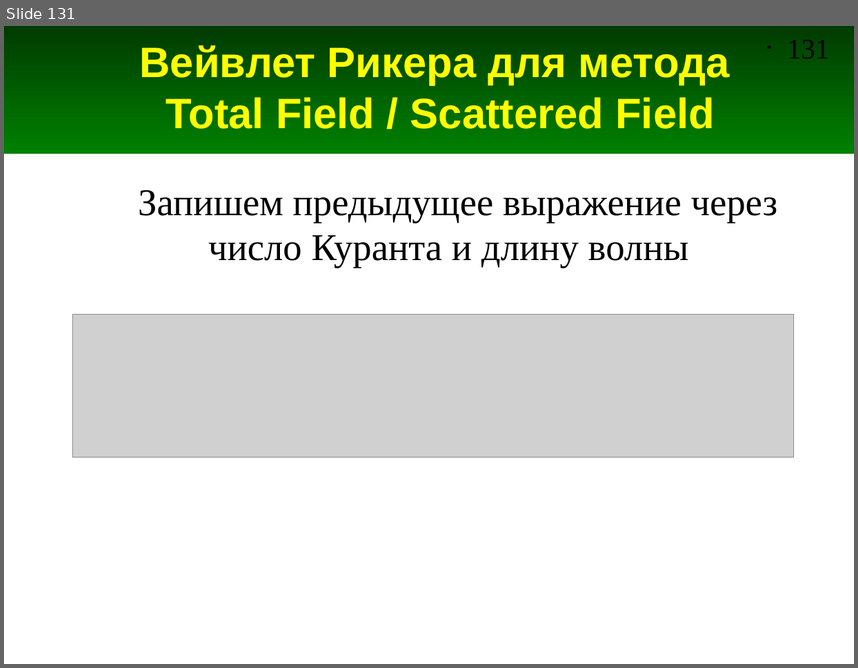
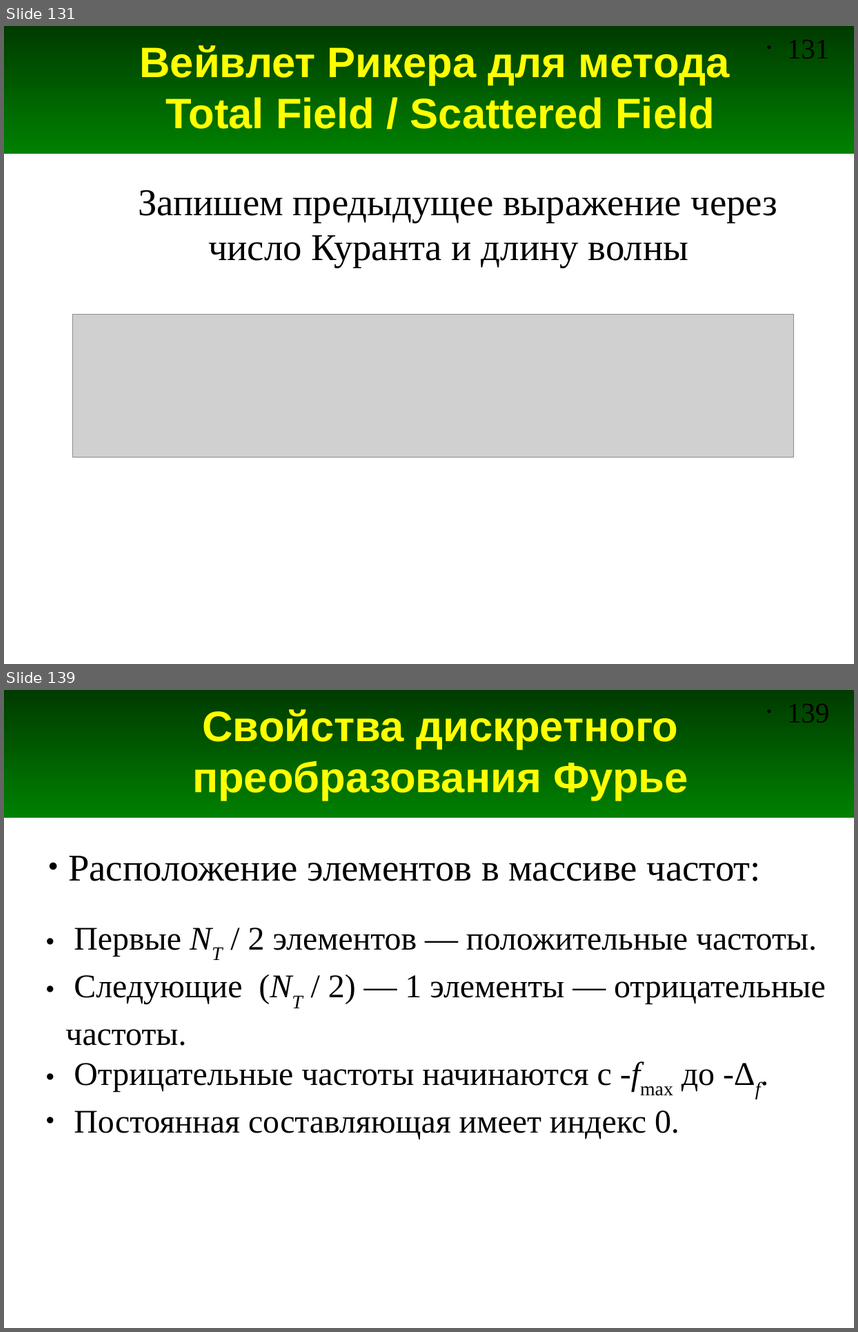
Before and after one commit to andris0147sv/modelling, a slide deck: presentations/2. FDTD.odp. Shown one above the other, each under a label of ours: slide 131 before the commit, slides 131 and 139 after it; the slides between them are not shown. The pictures are 858x668 and 858x1332 pixels, drawn with LibreOffice and Linux fonts; fonts in the diff are those of the drawing; grey boxes stand for pictures. Boxes give left, top, right and bottom in pixels: in the first picture for what was removed or moved away, otherwise in the second. Text is boxed around its words. In the diff, an @@ line names an element or a change of style, - is before the commit and + after.

Commit message:
Добавлены слайды про преобразование Фурье

```diff
--- a/presentations/2. FDTD.odp
+++ b/presentations/2. FDTD.odp
@@ slide 139 added at bbox=[4, 690, 854, 1328], background #FFFFFF; not listed: 2 template elements that a slide beside it also shows @@
@@ title added at bbox=[192, 709, 688, 800], 36 pt, text #FFFF00, bold @@
+Свойства дискретного преобразования Фурье
@@ text added at bbox=[68, 856, 761, 881], 32 pt, text #000000 @@
+● Расположение элементов в массиве частот:
@@ text added at bbox=[65, 927, 826, 1139], 28 pt, text #000000 @@
+● Первые NT / 2 элементов — положительные частоты.
+● Следующие (NT / 2) — 1 элементы — отрицательные
+  частоты.
+● Отрицательные частоты начинаются с -fmax до -Δf.
+● Постоянная составляющая имеет индекс 0.
```
Also in this commit, not shown: 8 other slides added.
